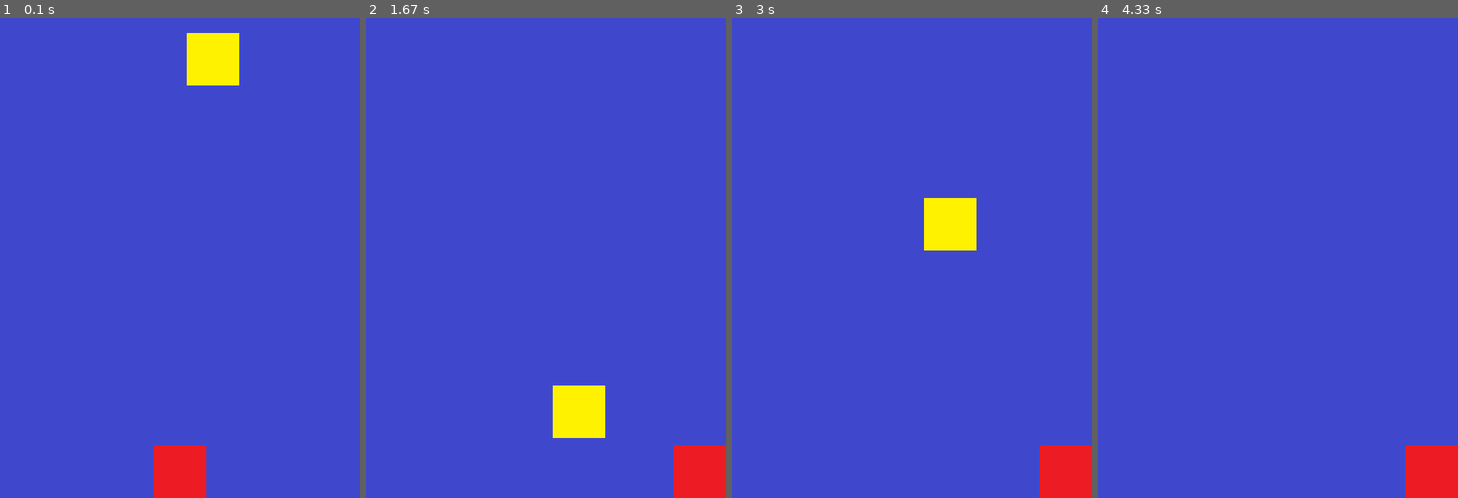
Above: before the commit, frames 1-4 (left to right).
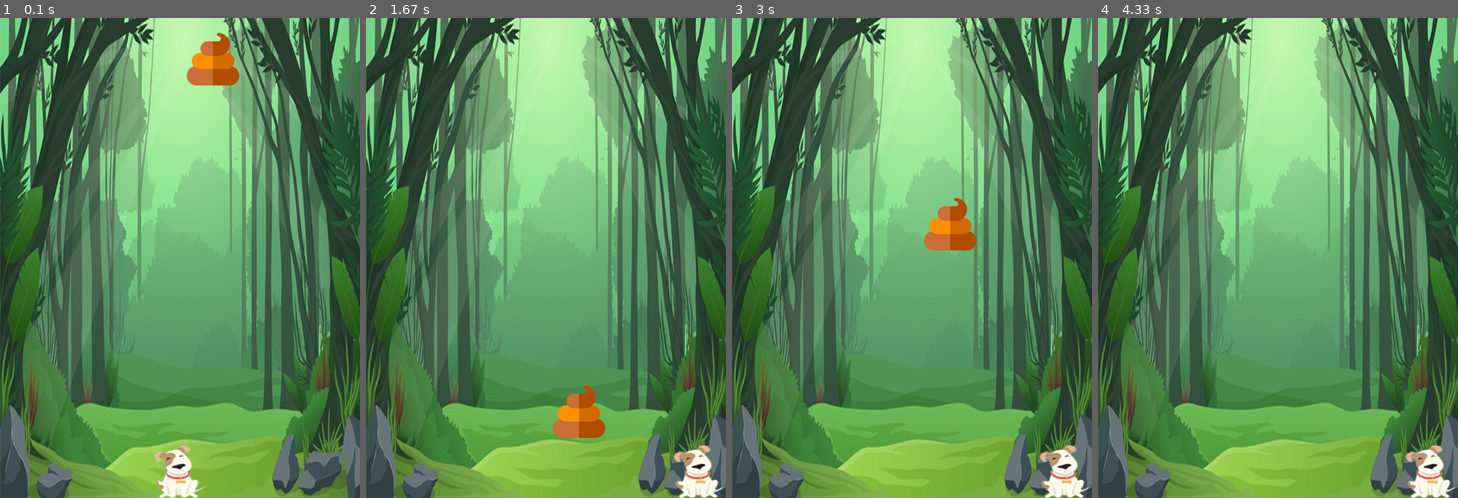
Above: after the commit, the same moments.

Repository: bluebeen/python_practice
Game: pygame game, started from pygame_avoid_poop/quiz_avoid_poop.py
The game is run twice, just before and just after one commit, with the same random seed, the same clock (stepped at 60 frames per second) and the same inputs.
Inputs:
- Up to frame 1 (0.1 s): no input
- Up to frame 2 (1.67 s): hold Right 0.33-0.8 s; hold Right 0.83-1.3 s
- Up to frame 3 (3 s): hold Left 1.9-2.3 s; hold Right 2.33-2.97 s
- Up to frame 4 (4.33 s): hold Left 3-3.47 s; hold Right 3.5-3.97 s; hold Right from 4 s (still down)

The runs differ from the first frame. In frame 1, 100% of the frame differs, in the area x 0-100%, y 0-100%; in frame 2, 100%; in frame 3, 100%; in frame 4, 100%.

Commit message:
change img addr

Diff:
--- a/pygame_avoid_poop/quiz_avoid_poop.py
+++ b/pygame_avoid_poop/quiz_avoid_poop.py
@@ -18,10 +18,10 @@
 
 # 1. 사용자 게임 초기화 (배경 화면, 게임 이미지, 좌표, 속도, 폰트 등)
 # 배경 만들기
-background = pygame.image.load("C:\\Users\\Nadocoding\\Desktop\\PythonWorkspace\\pygame_basic\\background.png")
+background = pygame.image.load("C:/Users/GEC/Documents/workspace/Python_Project/pygame_avoid_poop/images/background.png")
 
 # 캐릭터 만들기
-character = pygame.image.load("C:\\Users\\Nadocoding\\Desktop\\PythonWorkspace\\pygame_basic\\character.png")
+character = pygame.image.load("C:/Users/GEC/Documents/workspace/Python_Project/pygame_avoid_poop/images/character.png")
 character_size = character.get_rect().size
 character_width = character_size[0]
 character_height = character_size[1]
@@ -33,7 +33,7 @@
 character_speed = 10
 
 # 똥 만들기
-ddong = pygame.image.load("C:\\Users\\Nadocoding\\Desktop\\PythonWorkspace\\pygame_basic\\enemy.png")
+ddong = pygame.image.load("C:/Users/GEC/Documents/workspace/Python_Project/pygame_avoid_poop/images/enermy.png")
 ddong_size = ddong.get_rect().size
 ddong_width = ddong_size[0]
 ddong_height = ddong_size[1]
